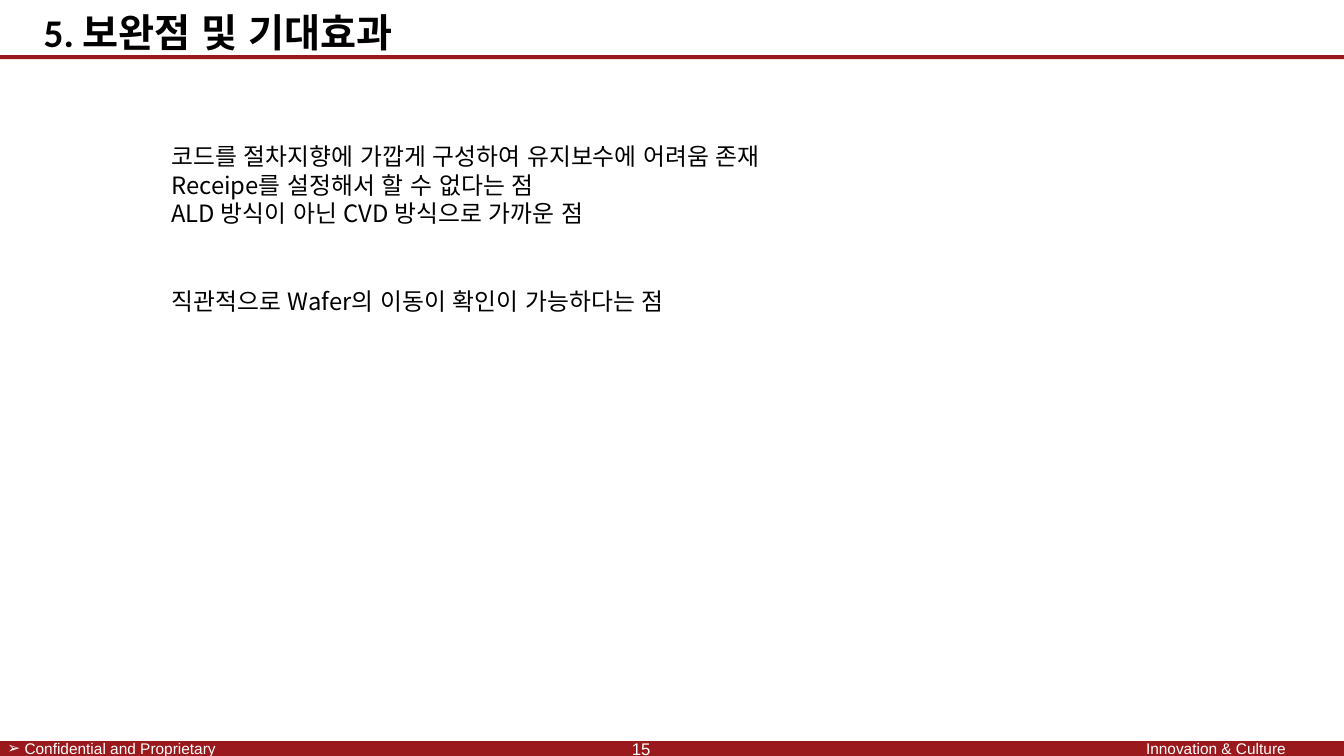
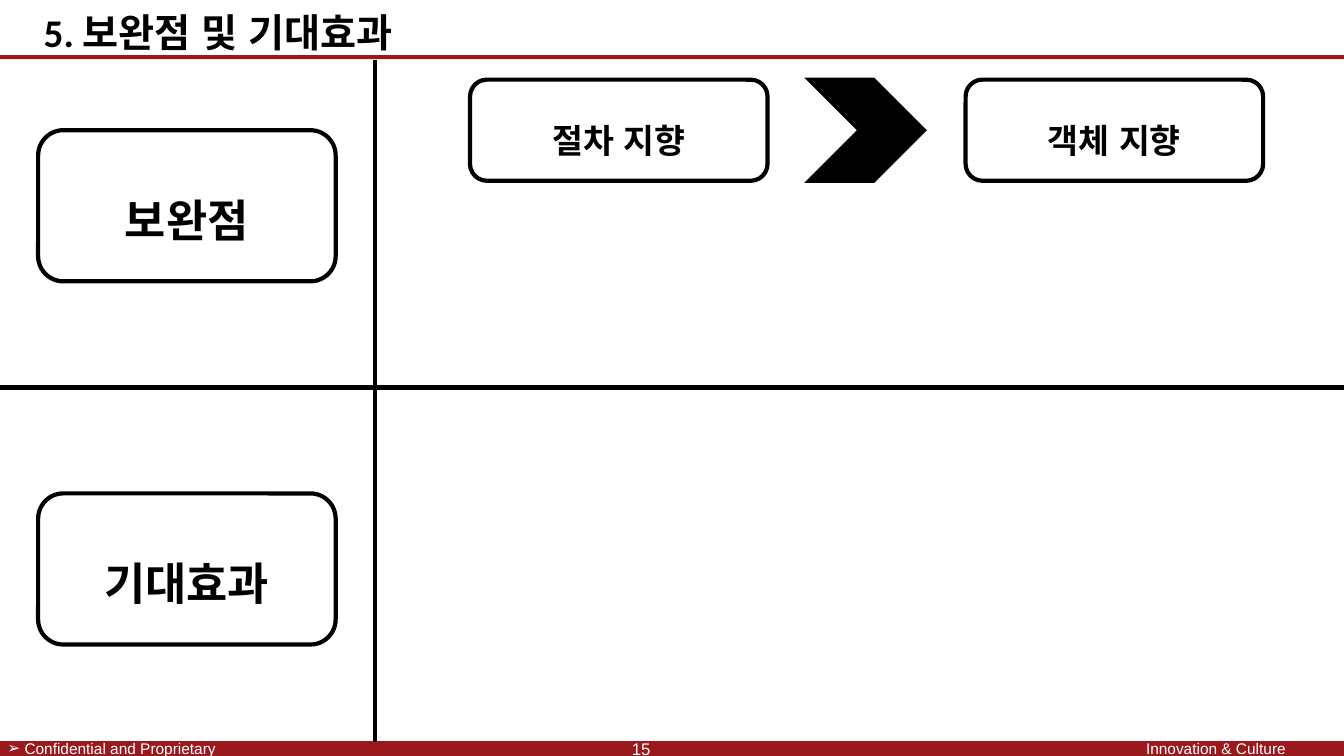
Before and after one commit to SaintSeong/JusungProject, a slide deck: slide 22 of A조 발표/A조 발표.pptx (slide 15 before the commit). Drawn at 1344x756 pixels with LibreOffice and Linux fonts; fonts in the diff are those of the drawing; background and template pictures are left out. Boxes give left, top, right and bottom in pixels: in the first picture for what was removed or moved away, otherwise in the second. Text is boxed around its words. In the diff, an @@ line names an element or a change of style, - is before the commit and + after.

```diff
--- a/A조 발표/A조 발표.pptx
+++ b/A조 발표/A조 발표.pptx
@@ line added from (375, 59) to (375, 742), #000000 3 pt @@
@@ rounded rectangle added at box(470, 80, 767, 180), outline #000000 3 pt, 24 pt, text #000000, bold @@
+절차 지향
@@ chevron added at box(810, 80, 925, 180), fill #000000, outline #000000 3 pt @@
@@ rounded rectangle added at box(966, 80, 1263, 180), outline #000000 3 pt, 24 pt, text #000000, bold @@
+객체 지향
@@ rounded rectangle added at box(38, 130, 336, 281), outline #000000 3 pt, 32 pt, text #000000, bold @@
+보완점
@@ text removed at box(171, 145, 760, 224) @@
-코드를 절차지향에 가깝게 구성하여 유지보수에 어려움 존재
-Receipe를 설정해서 할 수 없다는 점
-ALD 방식이 아닌 CVD 방식으로 가까운 점
@@ text removed at box(171, 290, 664, 312) @@
-직관적으로 Wafer의 이동이 확인이 가능하다는 점
@@ line added from (0, 387) to (1344, 387), #000000 3 pt @@
@@ rounded rectangle added at box(38, 494, 336, 645), outline #000000 3 pt, 32 pt, text #000000, bold @@
+기대효과
```
Also in this commit, not shown: 10 other slides changed, 7 slides added, 2 other files.
